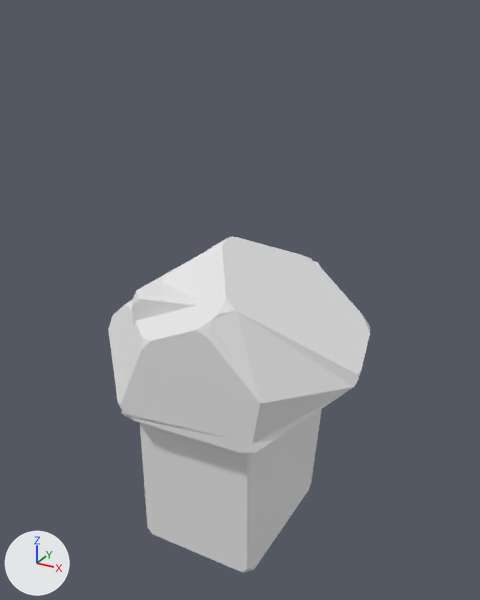
The Blender file Assets/3D_Models/ROCKS_bLEND.blend, before and after one commit.
Before and after are seen from a 50 mm camera at (2.97, -5.25, 3.87) aimed at (0.06, 0.04, 1.22). Lighting does not change. The marker at lower left points along +X, +Y and +Z.
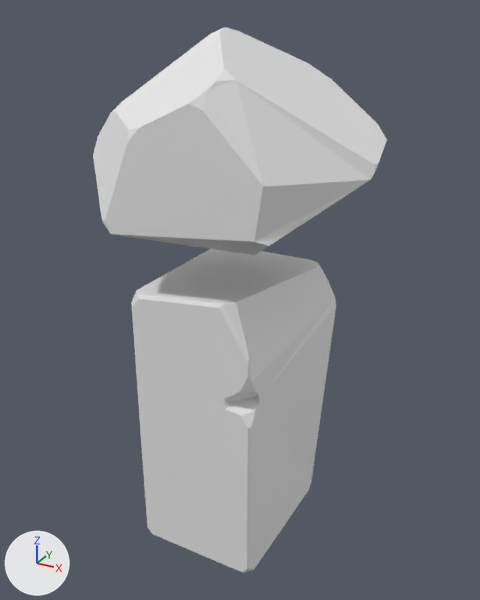
Changed parts and their boxes [x1, y1, x2, y2] in the pictures (480 x 600 px):
'Broken_Rock', added: after [93, 27, 387, 255]
'Cube', deleted: before [108, 236, 370, 453]
'Cube.001', unchanged, uncovered by the edit: before [131, 254, 322, 573]; after [131, 249, 336, 573]

Patch to the scene script:
```diff
--- a/Assets/3D_Models/ROCKS_bLEND.blend.py
+++ b/Assets/3D_Models/ROCKS_bLEND.blend.py
@@ me_cube_1 @@
+me_cube_1.from_pydata(...)  # 84 vertices, 48 faces; spans x -1.36..1.38, y -1.06..1.0, z 0.1..1.89
+me_cube_1.materials.append(mat_material)  # its picture is missing
@@ ob_cube @@
-ob_cube = bpy.data.objects.new('Cube', me_cube)
-ob_cube.location = (0.06, 0.0, 0.0)
-_m = ob_cube.modifiers.new('Decimate', 'DECIMATE')
-_m.angle_limit = 0.0
@@ ob_broken_rock @@
+ob_broken_rock = bpy.data.objects.new('Broken_Rock', me_cube_1)
+ob_broken_rock.location = (0.06, 0.0, 1.83)
+_m = ob_broken_rock.modifiers.new('Decimate', 'DECIMATE')
+_m.angle_limit = 0.0
```
